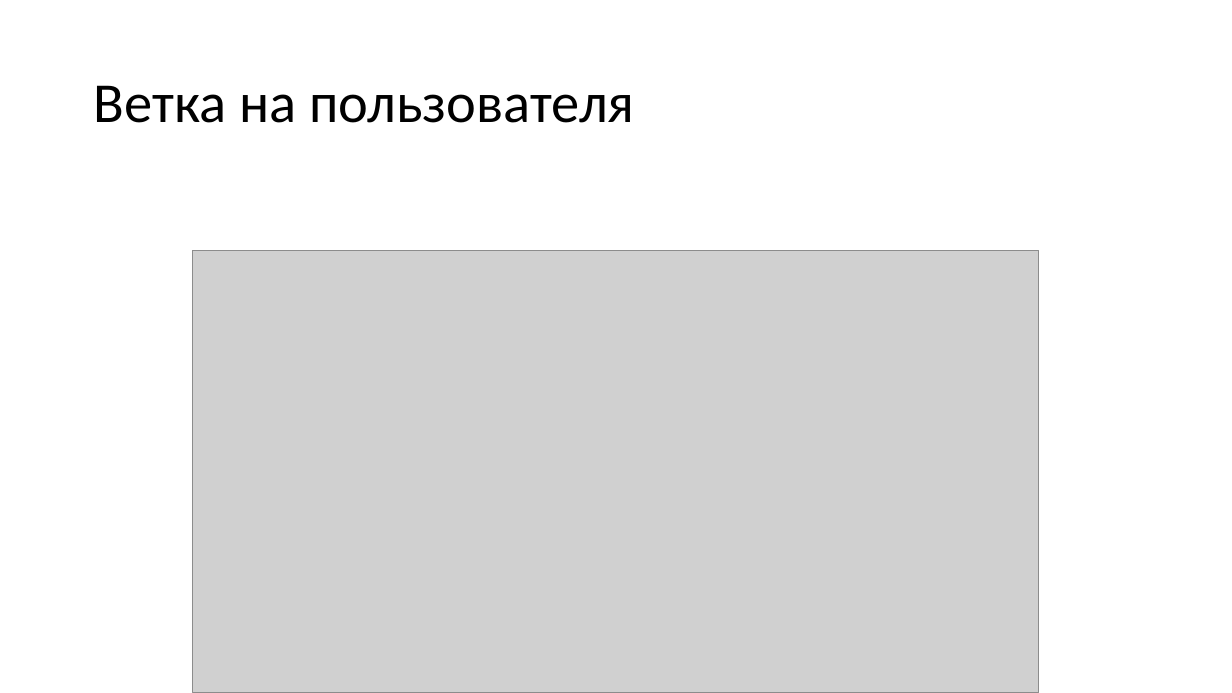
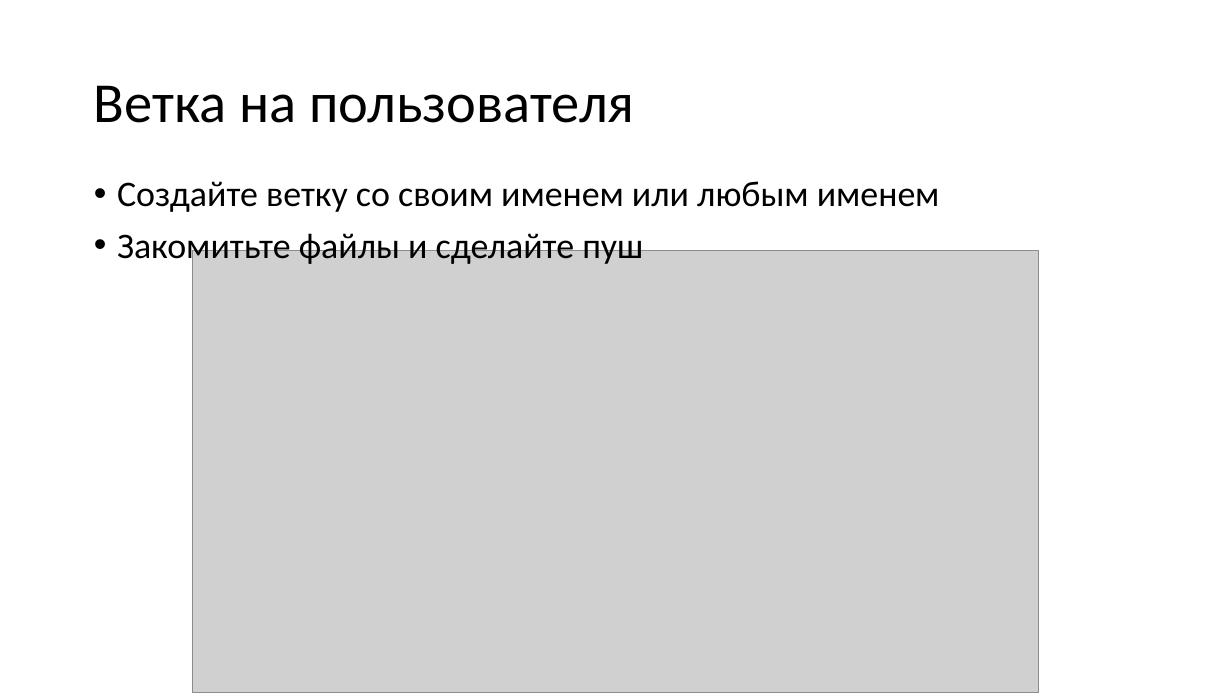
Before and after one commit to yoursdearboy/git-101, a slide deck: slide 61 of basic2.pptx (slide 62 before the commit). Drawn at 1232x693 pixels with LibreOffice and Linux fonts; fonts in the diff are those of the drawing; grey boxes stand for pictures. Boxes give left, top, right and bottom in pixels: in the first picture for what was removed or moved away, otherwise in the second. Text is boxed around its words. In the diff, an @@ line names an element or a change of style, - is before the commit and + after.

```diff
--- a/basic2.pptx
+++ b/basic2.pptx
@@ text added at box(117, 181, 940, 267), 28 pt, text #000000 @@
+• Создайте ветку со своим именем или любым именем
+• Закомитьте файлы и сделайте пуш
```
Also in this commit, not shown: 9 other slides changed, 13 slides added, 12 slides removed.
